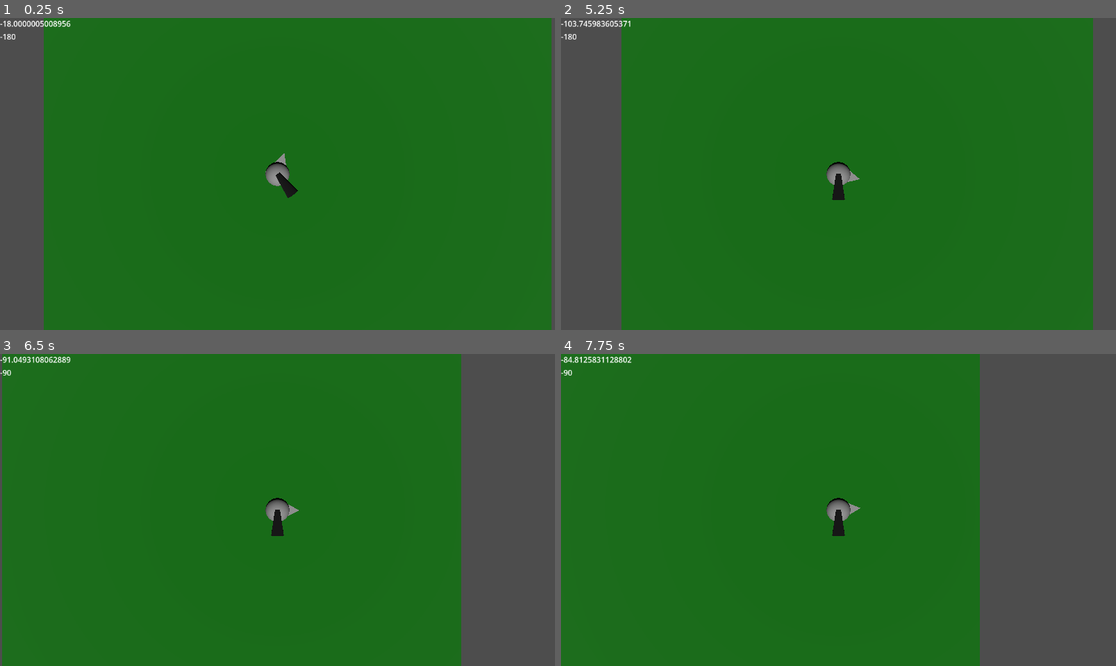
Above: before the commit, frames 1-4 (two rows, left to right).
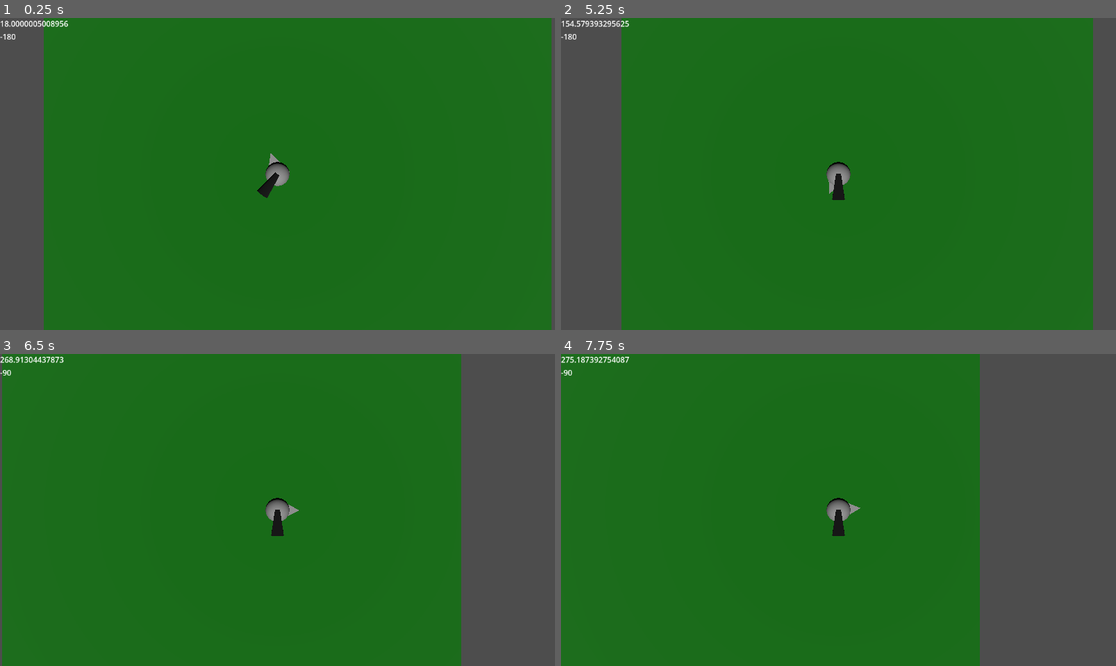
Above: after the commit, the same moments.

Repository: learnictnow/godot-twin-stick-shooter
Game: Godot game, scene res://level.tscn
Same seed, same stepped clock (60 frames per second), same inputs: the game is played once before the commit and once after it.
Inputs:
- Up to frame 1 (0.25 s): no input
- Up to frame 2 (5.25 s): tap Enter (ui_accept) at 0.5, 0.77, 1.52, 3.02, 3.77, 4.52 s; hold Right (ui_right) 0.53-1.28 s; hold Down (ui_down) 1.28-2.03 s; hold Right (ui_right) 2.03-2.78 s; hold Up (ui_up) 2.78-3.53 s; hold Left (ui_left) 3.53-5.03 s; hold Down (ui_down) from 5.03 s (still down)
- Up to frame 3 (6.5 s): release Down (ui_down) at 5.78 s; hold Right (ui_right) from 5.78 s (still down); tap Enter (ui_accept) at 6.02 s
- Up to frame 4 (7.75 s): release Right (ui_right) at 6.53 s; hold Up (ui_up) 6.53-7.28 s; tap Enter (ui_accept) at 6.77, 7.52 s; hold Right (ui_right) from 7.28 s (still down)

The runs differ from the first frame. In frame 1, 0.5% of the frame differs, in the area x 0-54%, y 0-58%; in frame 2, 0.2%; in frame 3, 0.2%; in frame 4, 0.2%.

Commit message:
Weapon and movement lerp_angle
Working correctly

Diff:
--- a/Player.gd
+++ b/Player.gd
@@ -7,6 +7,8 @@
 # Get the gravity from the project settings to be synced with RigidBody nodes.
 var gravity = ProjectSettings.get_setting("physics/3d/default_gravity")
 
+var weapon_dir_prev = 0
+var look_dir_prev = 0
 
 func _physics_process(delta):
 	# Add the gravity.
@@ -35,14 +37,25 @@
 		var lookdir = atan2(-velocity.x, -velocity.z)
 
 
-		$Body.rotation.y = lerp($Body.rotation.y, lookdir, 0.1)
+		$Body.rotation.y = lerp_angle($Body.rotation.y, lookdir, 0.1)
 
 		$UI/VBoxContainer/LabelRotation.text = str(rad_to_deg($Body.rotation.y))
 		$UI/VBoxContainer/LabelRotation2.text = str(rad_to_deg(lookdir))
+
 
 	var weapon_dir = Input.get_vector("weapon_left", "weapon_right", "weapon_up", "weapon_down")
 
 	var lookdir = atan2(-weapon_dir.x, -weapon_dir.y)
 
+	#if weapon_dir_prev - lookdir > 0:
+	#	lookdir = -lookdir
 
-	$Weapon.rotation.y = lerp($Weapon.rotation.y, lookdir, 0.1)
+	#$UI/VBoxContainer/InputDir.text = "Cur:  " + str(lookdir)
+	#$UI/VBoxContainer/InputDirPrev.text = "Prev: " + str(weapon_dir_prev)
+	##print("Cur:  " + str(lookdir) + " | Prev: " + str(weapon_dir_prev))
+	#if lookdir - weapon_dir_prev > 0:
+		#lookdir = -lookdir
+
+	weapon_dir_prev = lookdir
+
+	$Weapon.rotation.y = lerp_angle($Weapon.rotation.y, lookdir, 0.1)
--- a/Player.tscn
+++ b/Player.tscn
@@ -49,6 +49,12 @@
 [node name="LabelRotation2" type="Label" parent="UI/VBoxContainer"]
 layout_mode = 2
 
+[node name="InputDir" type="Label" parent="UI/VBoxContainer"]
+layout_mode = 2
+
+[node name="InputDirPrev" type="Label" parent="UI/VBoxContainer"]
+layout_mode = 2
+
 [node name="Weapon" type="Node3D" parent="."]
 
 [node name="MeshInstance3D" type="MeshInstance3D" parent="Weapon"]
